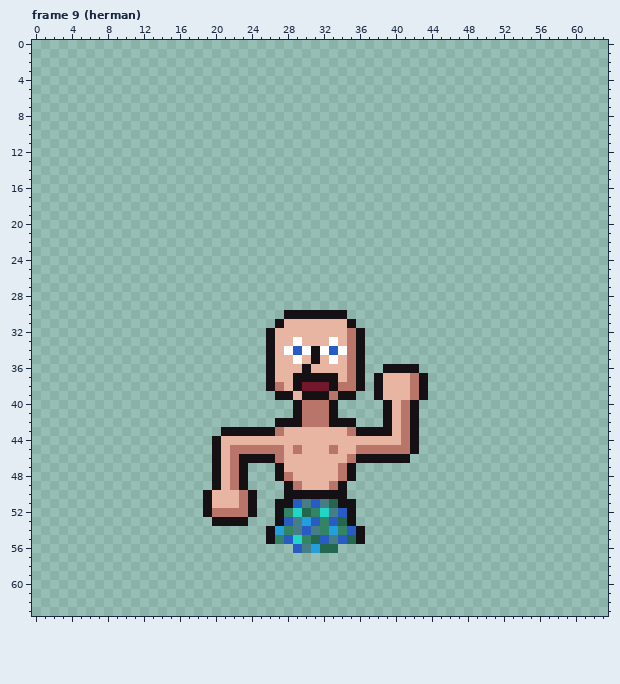
Two versions of one pixel-art file, editables/enemies.aseprite. The first picture shows the starting point.
64x64 pixels, 12 frames. Shown: frame 9 (herman). The commit also changed other frames, which this record leaves out.
The same view after the edit:
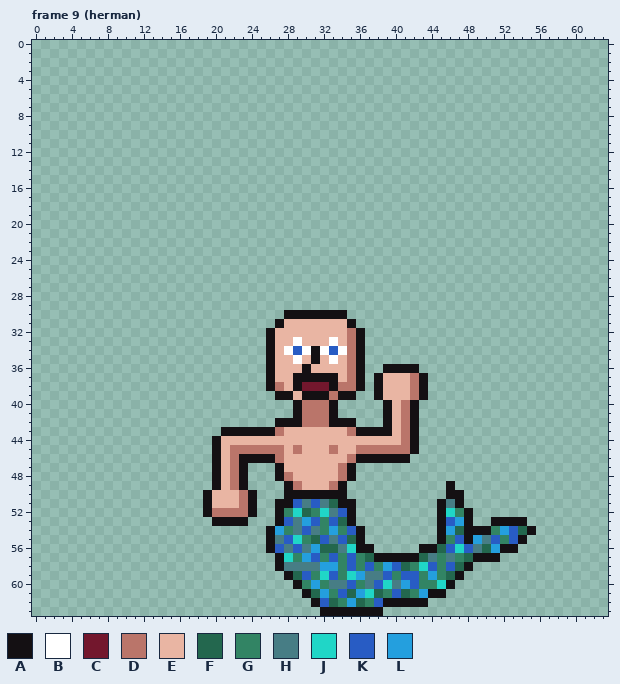
Palette (. is transparent): A #141013  B #ffffff  C #73172d  D #ba756a  E #e9b5a3  F #23674e  G #328464  H #477d85  J #20d6c7  K #285cc4  L #249fde
Difference:
layer "Layer 15" added
Frame 9 (herman), layer "Layer 15":
There is now colour A in row 49 at x 46; in row 50 at x 46 to 47; in row 51 at x 45 and 47; in row 52 at x 45 and 48; in row 53 at x 45, 48 and 51 to 54; in row 54 at x 45, 48 to 50 and 55.
There is now colour A in row 55 at x 45, 48 and 54; in row 56 at x 26, 36 to 37, 43 to 44 and 52 to 53; in row 57 at x 27, 38 to 42 and 49 to 51; in row 58 at x 27 and 48; in row 59 at x 28 and 47; in row 60 at x 29 and 46.
There is now colour A in row 61 at x 30 and 44 to 45; in row 62 at x 31 and 39 to 43; in row 63 at x 32 to 38.
There is now colour F in row 54 at x 47 and 54; in row 56 at x 45 and 50; in row 57 at x 37, 43 and 48; in row 58 at x 41 and 47; in row 59 at x 29 and 46; in row 61 at x 31, 35, 38 and 41.
There is now colour F in row 62 at x 33 and 36.
There is now colour G in row 52 at x 47; in row 54 at x 51; in row 55 at x 46 and 52; in row 57 at x 29, 32, 34, 36, 45 and 47; in row 58 at x 34, 36, 38, 42 and 45; in row 59 at x 31, 34, 40, 43 and 45.
There is now colour G in row 60 at x 30, 32, 36 and 43 to 44; in row 61 at x 33, 39 and 42; in row 62 at x 34 and 37.
There is now colour H in row 51 at x 46; in row 55 at x 50; in row 56 at x 28, 34 and 49; in row 57 at x 44 and 46; in row 58 at x 28 to 31; in row 59 at x 37 to 38.
There is now colour H in row 60 at x 33 to 34, 37 and 40.
The edit turns colour G into colour H in row 55 at x 27.
There is now colour J in row 52 at x 46; in row 56 at x 35 and 47; in row 57 at x 28; in row 58 at x 43; in row 59 at x 32 and 35; in row 60 at x 39 and 45.
There is now colour J in row 61 at x 37.
There is now colour K in row 53 at x 46; in row 54 at x 53; in row 55 at x 47, 51 and 53; in row 56 at x 27, 46 and 48; in row 57 at x 31, 33 and 35; in row 58 at x 35, 37, 40, 44 and 46.
There is now colour K in row 59 at x 30, 33, 39 and 41 to 42; in row 60 at x 35, 38 and 42; in row 61 at x 34 and 40; in row 62 at x 32 and 38.
There is now colour L in row 53 at x 47; in row 54 at x 46 and 52; in row 55 at x 49; in row 56 at x 51; in row 57 at x 30; in row 58 at x 32 to 33 and 39.
There is now colour L in row 59 at x 36 and 44; in row 60 at x 31 and 41; in row 61 at x 32, 36 and 43; in row 62 at x 35.
Pixel boxes of the changes (left, top, right, bottom) in both pictures:
changed: (266, 481, 536, 616)
